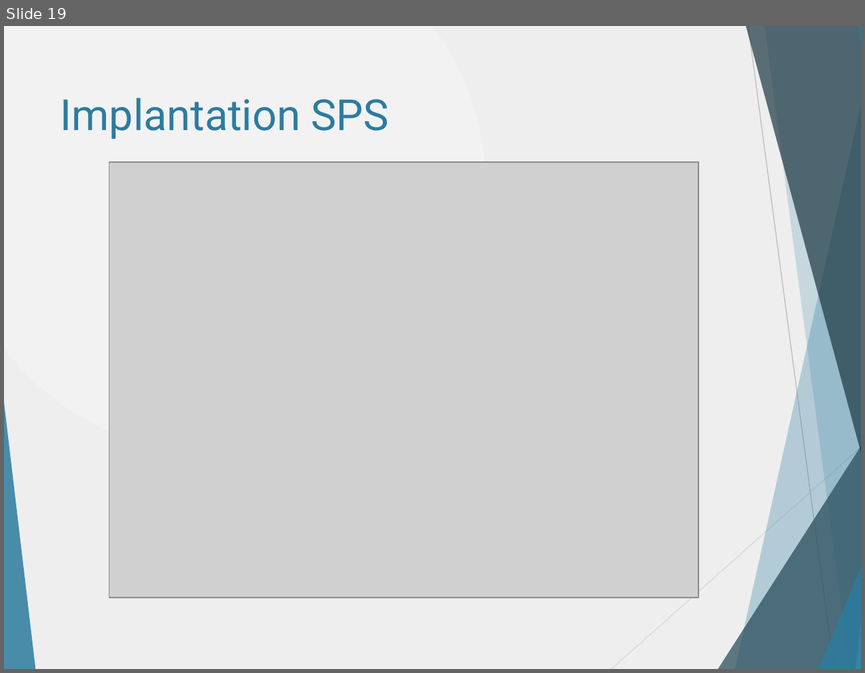
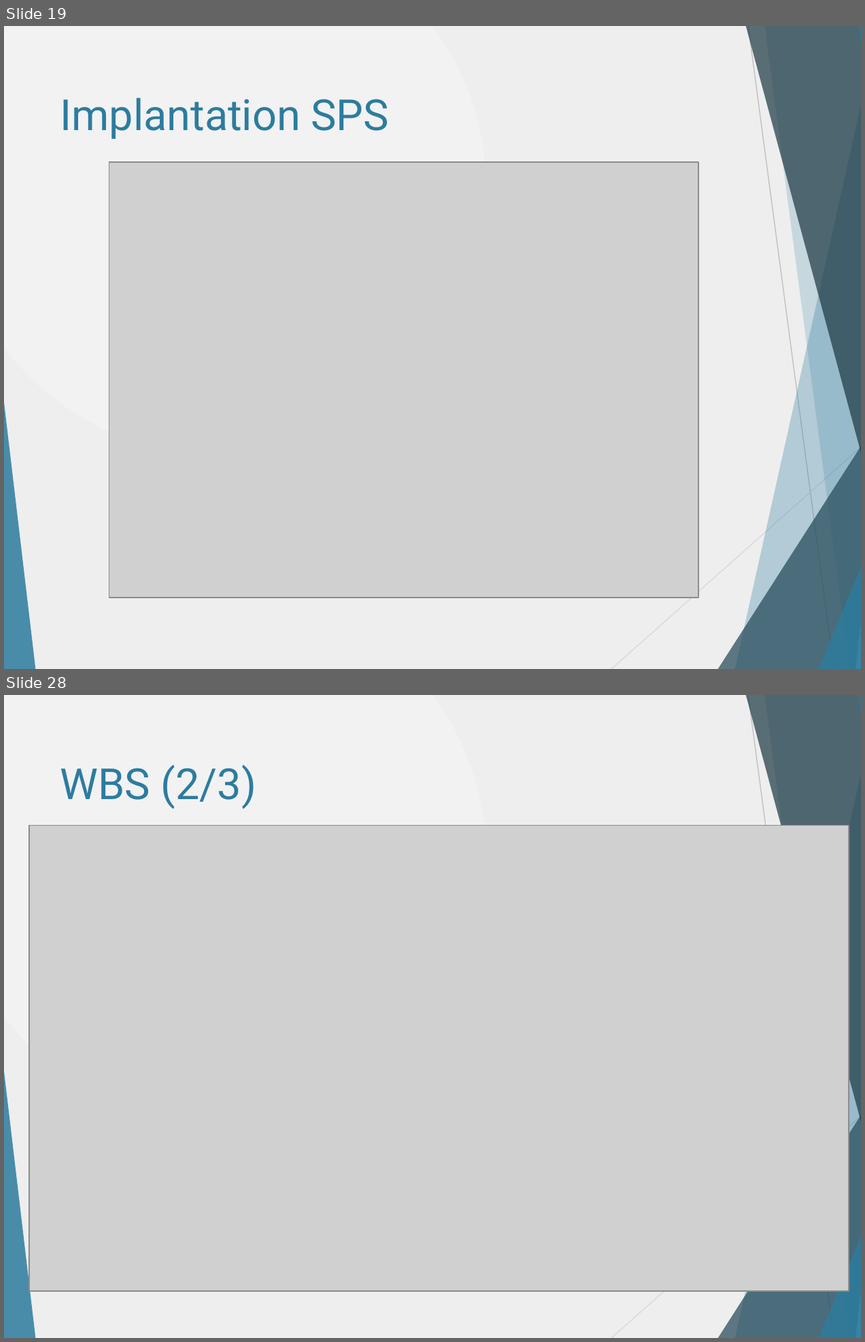
Before and after one commit to danthib76/DesignIV, a slide deck: Remise/Remise 2/Presentation1_corrigee_DT.pptx. Shown one above the other, each under a label of ours: slide 19 before the commit, slides 19 and 28 after it; the slides between them are not shown. The pictures are 865x673 and 865x1342 pixels, drawn with LibreOffice and Linux fonts; fonts in the diff are those of the drawing; grey boxes stand for pictures. Boxes give left, top, right and bottom in pixels: in the first picture for what was removed or moved away, otherwise in the second. Text is boxed around its words. In the diff, an @@ line names an element or a change of style, - is before the commit and + after.

```diff
--- a/Remise/Remise 2/Presentation1_corrigee_DT.pptx
+++ b/Remise/Remise 2/Presentation1_corrigee_DT.pptx
@@ slide 28 added at (4,695,861,1338), background gradient #F2F2F2 to #EEEEEE; not listed: 10 template elements that a slide beside it also shows @@
@@ title added at (60,764,256,809), 36 pt, text #2C7C9F @@
+WBS (2/3)
@@ picture added at (29,826,848,1291) @@
```
Also in this commit, not shown: 9 other slides added.
